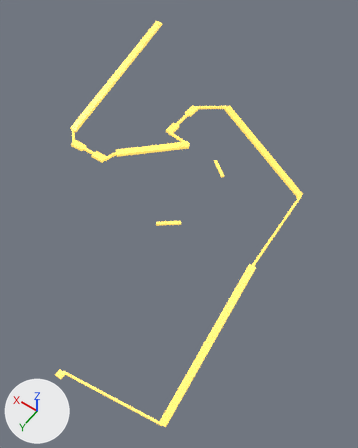
Two versions of the glTF model assets/models/batch039/overlays/hall_ov_route.glb, one commit apart.
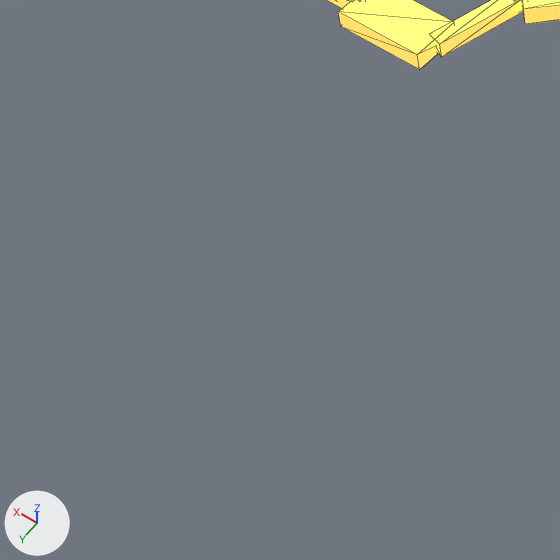
There are two pictures of each version: one whole from a 50 mm camera at (-30.3, 3.3, 71.3) aimed at (-3.9, -33.6, 13.2), one close up on the part from 13% to 34% of the width and 34% to 51% of the height. The lights are fixed; the arrows at lower left show +X, +Y and +Z. The older version's two pictures come first. The close-ups show mesh edges as thin lines. Vertices at exactly the same position are counted once.

In view in the first close-up: 'hall_ov_route'.
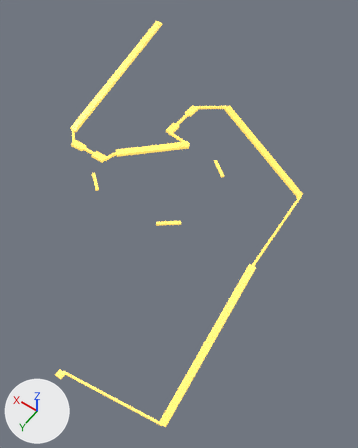
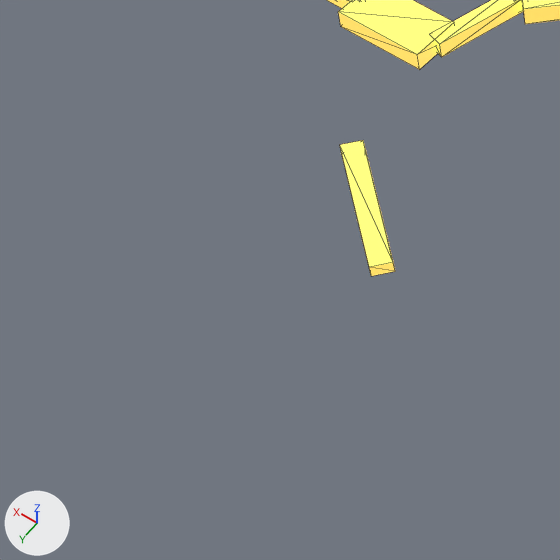
What the commit changed:
Material 'ov_route.019' (mat_ov_route_019) is new.
Its base color is (1.0, 0.69, 0.125) (yellow #ffd863).
Its roughness is 0.4.
Its emission color is (0.7, 0.483, 0.0878) (yellow #dab954).
Its emission strength is 1.0.
me_hall_ov_route is used by ob_hall_ov_route; location (0.0, 0.0, 0.0).
me_hall_ov_route had 152 vertices, 228 faces and spanned x -17.1..16.5, y -56.1..-8.5, z -0.2..28.2.
me_hall_ov_route now has 160 vertices, 240 faces and spans x -17.1..16.5, y -56.1..-8.5, z -0.2..28.2.
me_hall_ov_route part 1: the loose piece of 8 vertices spanning x -7.7..-4.8, y -29.2..-26.8, z 20.9..21.1 is copied, and the copy is turned -77.3 degrees about the z axis through its middle, then moved by (12.5, 0.0, 0.0), in mat_ov_route_019 (yellow #ffd863, glowing yellow #dab954); it spans x 4.8..7.7, y -29.2..-26.8, z 20.9..21.1.
me_hall_ov_route gains material mat_ov_route_019 (yellow #ffd863, glowing yellow #dab954).

Changed parts and their boxes (x1, y1, x2, y2) in the close-ups (560 x 560 px):
'hall_ov_route', reshaped: before (327, 0, 560, 70); after (327, 0, 560, 276)
part 1 of me_hall_ov_route, added (yellow): after (340, 140, 395, 276)
